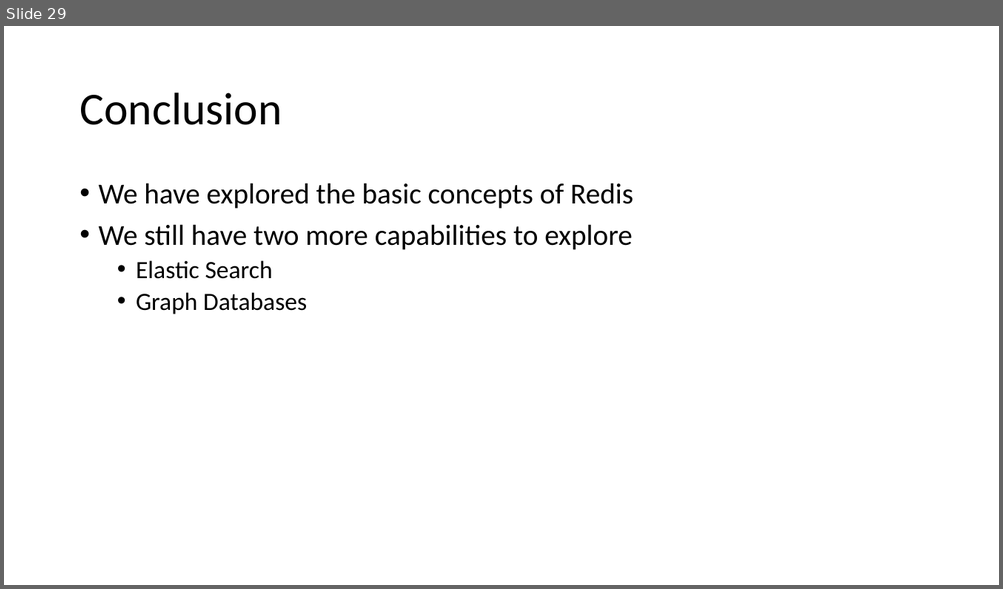
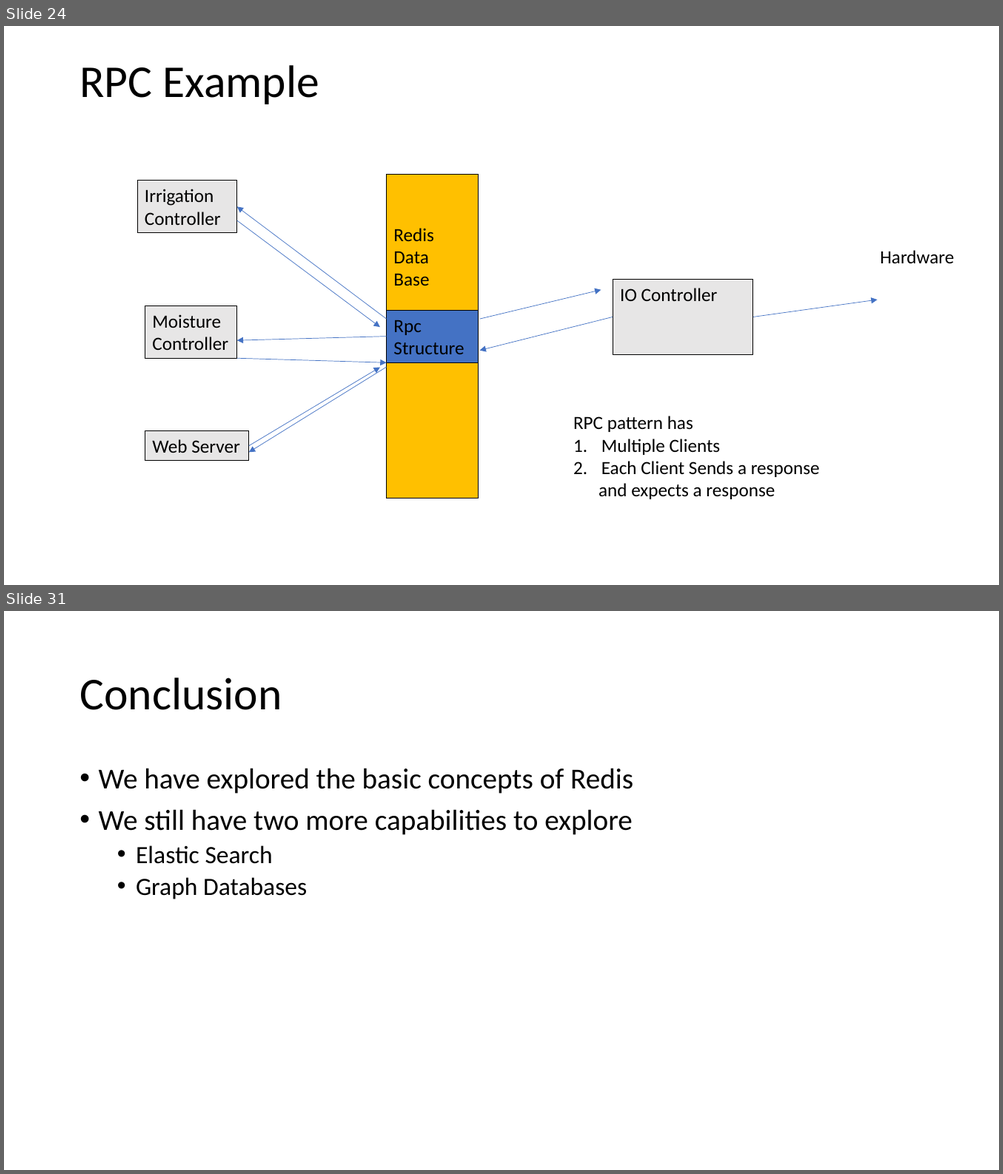
Before and after one commit to NanoDataCenter/nano_data_center, a slide deck: presentations/session_2/Redis Data Base.pptx. Shown one above the other, each under a label of ours: slide 29 before the commit, slides 24 and 31 after it; the slides between them are not shown. The pictures are 1003x589 and 1003x1174 pixels, drawn with LibreOffice and Linux fonts; fonts in the diff are those of the drawing. Boxes give left, top, right and bottom in pixels: in the first picture for what was removed or moved away, otherwise in the second. Text is boxed around its words. In the diff, an @@ line names an element or a change of style, - is before the commit and + after.

```diff
--- a/presentations/session_2/Redis Data Base.pptx
+++ b/presentations/session_2/Redis Data Base.pptx
@@ slide 24 added at (4, 26, 999, 585), background #FFFFFF @@
@@ title added at (79, 65, 318, 104), 44 pt, text #000000 @@
+RPC Example
@@ rectangle added at (137, 181, 238, 233), fill #E7E6E6, outline #000000 0.75 pt, 18 pt, text #000000 @@
+Irrigation
+Controller
@@ rectangle added at (386, 175, 478, 498), fill #FFC000, outline #000000 0.75 pt, 18 pt, text #000000 @@
+Redis
+Data
+Base
@@ arrow added from (237, 221) to (380, 327), #4472C4 0.5 pt @@
@@ arrow added from (386, 319) to (237, 207), #4472C4 0.5 pt @@
@@ text added at (879, 250, 953, 264), 18 pt, text #000000 @@
+Hardware
@@ arrow added from (480, 319) to (601, 290), #4472C4 0.5 pt @@
@@ rectangle added at (613, 280, 753, 355), fill #E7E6E6, outline #000000 0.75 pt, 18 pt, text #000000 @@
+IO Controller
@@ rectangle added at (145, 306, 237, 359), fill #E7E6E6, outline #000000 0.75 pt, 18 pt, text #000000 @@
+Moisture
+Controller
@@ rectangle added at (386, 310, 478, 363), fill #4472C4, outline #000000 0.75 pt, 18 pt, text #000000 @@
+Rpc
+Structure
@@ arrow added from (753, 317) to (877, 300), #4472C4 0.5 pt @@
@@ arrow added from (386, 336) to (237, 340), #4472C4 0.5 pt @@
@@ arrow added from (613, 317) to (480, 351), #4472C4 0.5 pt @@
@@ arrow added from (237, 359) to (386, 363), #4472C4 0.5 pt @@
@@ arrow added from (249, 446) to (380, 368), #4472C4 0.5 pt @@
@@ arrow added from (386, 367) to (249, 453), #4472C4 0.5 pt @@
@@ text added at (573, 416, 819, 500), 18 pt, text #000000 @@
+RPC pattern has
+1. Multiple Clients
+2. Each Client Sends a response
+and expects a response
@@ rectangle added at (145, 431, 249, 461), fill #E7E6E6, outline #000000 0.75 pt, 18 pt, text #000000 @@
+Web Server
@@ what was slide 29 is now slide 31 @@
```
Also in this commit, not shown: 5 slides changed, 16 other slides added, 15 slides removed, 19 other files.
